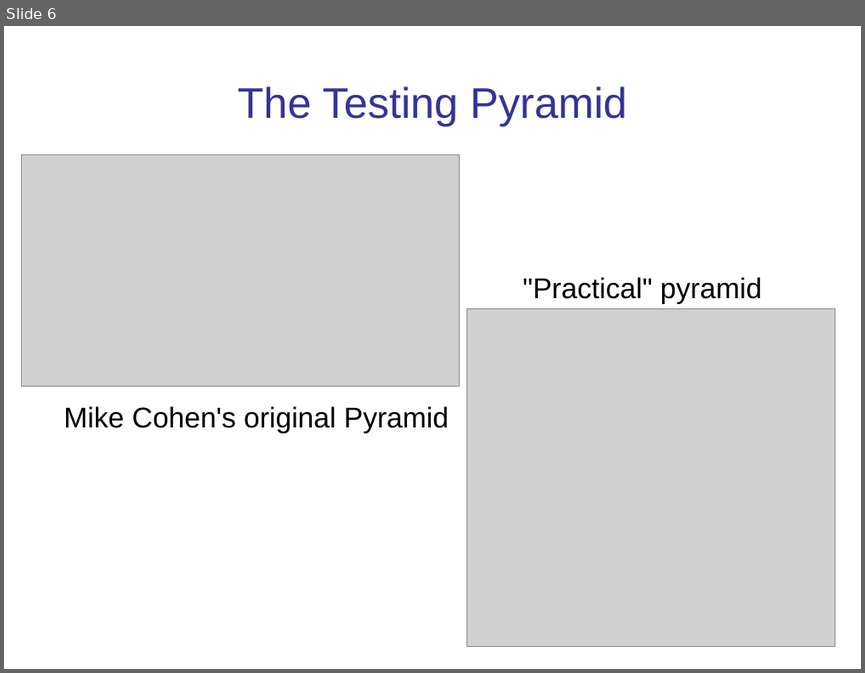
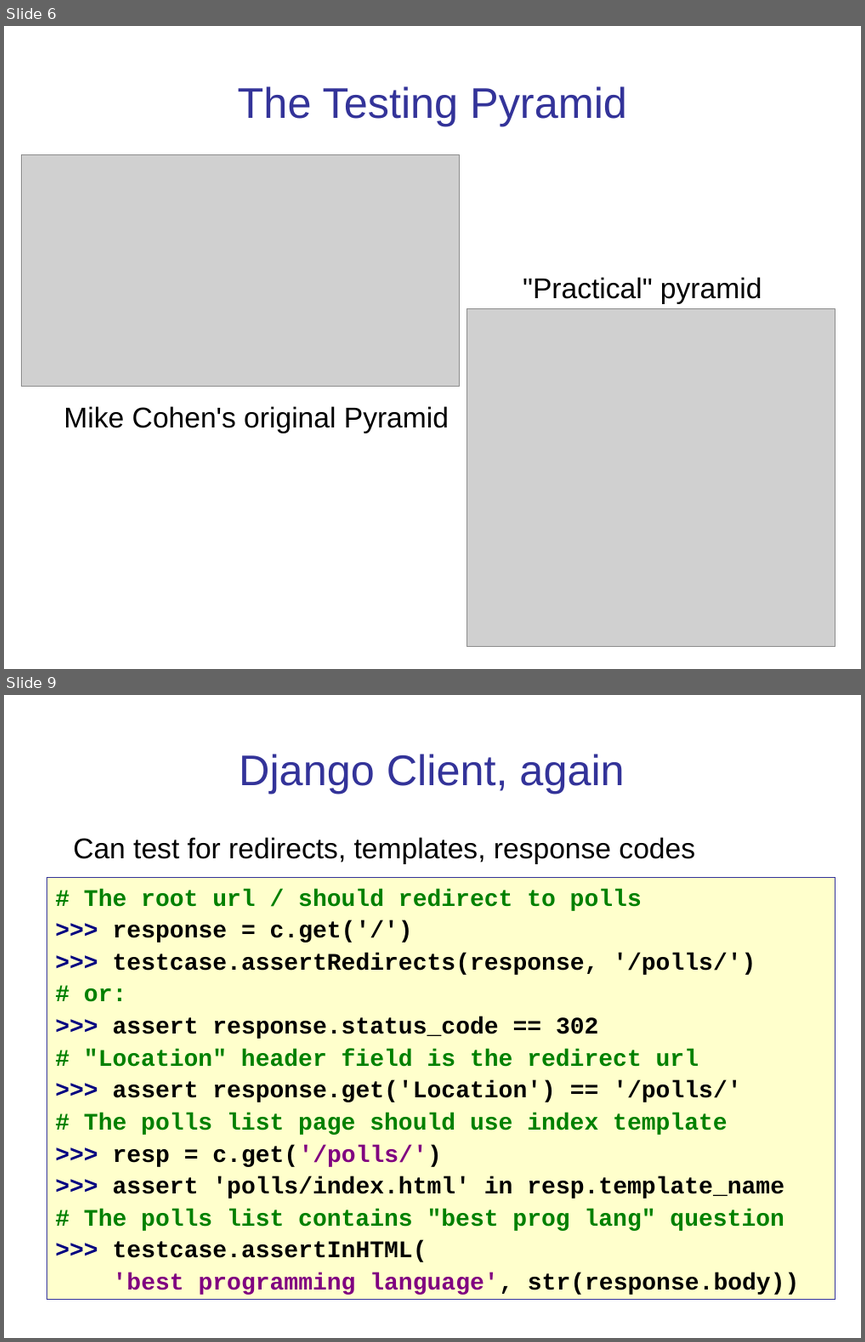
Before and after one commit to cpske/ISP, a slide deck: testing/WebTesting.ppt. Shown one above the other, each under a label of ours: slide 6 before the commit, slides 6 and 9 after it; the slides between them are not shown. The pictures are 865x673 and 865x1342 pixels, drawn with LibreOffice and Linux fonts; fonts in the diff are those of the drawing; grey boxes stand for pictures. Boxes give left, top, right and bottom in pixels: in the first picture for what was removed or moved away, otherwise in the second. Text is boxed around its words. In the diff, an @@ line names an element or a change of style, - is before the commit and + after.

```diff
--- a/testing/WebTesting.ppt
+++ b/testing/WebTesting.ppt
@@ slide 9 added at [4, 695, 861, 1338], background #FFFFFF @@
@@ title added at [239, 754, 624, 794], 36 pt, text #333399 @@
+Django Client, again
@@ text added at [73, 837, 695, 864], 24 pt, text #000000 @@
+Can test for redirects, templates, response codes
@@ rectangle added at [46, 878, 835, 1299], fill #FFFFCC, outline #333399 0.74 pt, 20 pt, text #000000, bold @@
+# The root url / should redirect to polls
+>>> response = c.get('/')
+>>> testcase.assertRedirects(response, '/polls/')
+# or:
+>>> assert response.status_code == 302
+# "Location" header field is the redirect url
+>>> assert response.get('Location') == '/polls/'
+# The polls list page should use index template
+>>> resp = c.get('/polls/')
+>>> assert 'polls/index.html' in resp.template_name
+# The polls list contains "best prog lang" question
+>>> testcase.assertInHTML(
+'best programming language', str(response.body))
```
Also in this commit, not shown: 7 slides changed, 8 other slides added, 2 slides removed, 2 other files.
